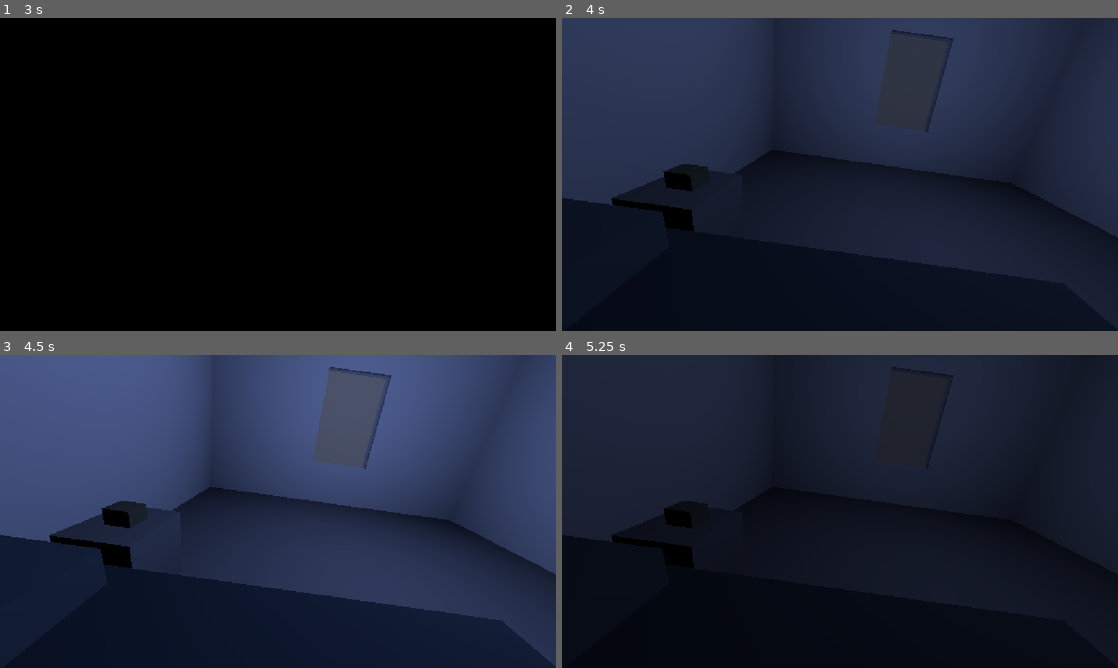
Above: before the commit, frames 1-4 (two rows, left to right).
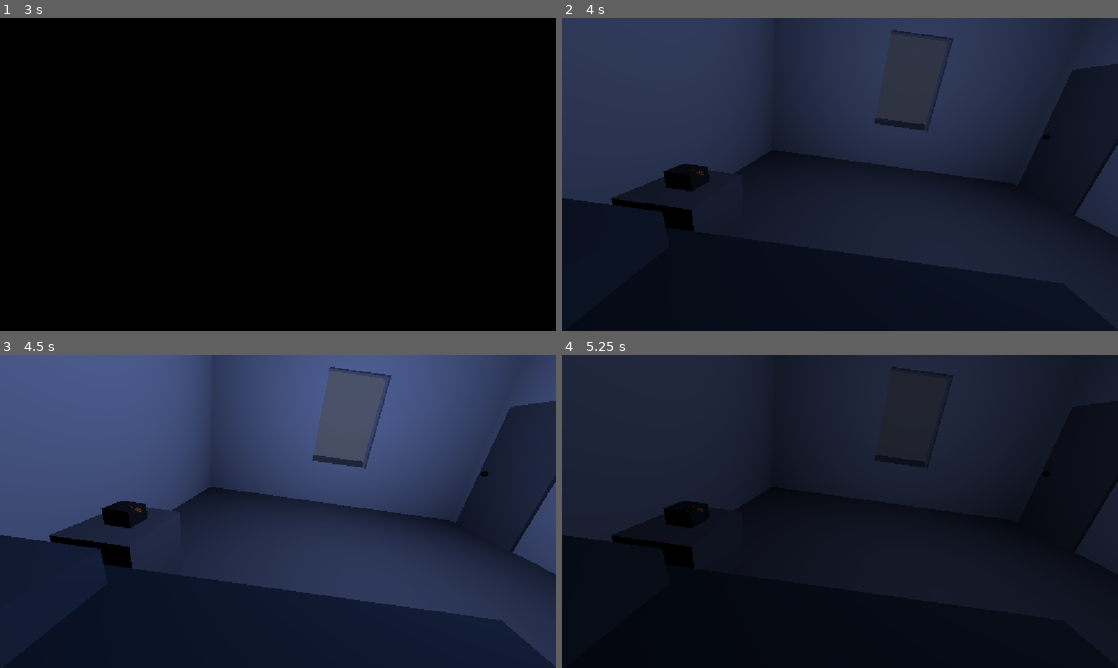
Above: after the commit, the same moments.

Repository: raiani-guima/245-horror-gam
Game: Godot game, scene res://quarto.tscn
Two runs of this game, one before a commit and one after it. Both use one fixed random seed, a clock stepped at 60 frames per second and the inputs below.
Inputs (mouse positions are in pixels of both pictures, inside the frame that each line leads up to):
- Up to frame 1 (3 s): tap Enter (ui_accept) at 0.5, 0.77, 1.25, 1.52, 2, 2.75 s; move the mouse to (305, 174) at 0.52 s; hold E (interagir) 0.53-1.28 s; hold Up (ui_up) from 0.53 s (still down); move the mouse to (250, 174) at 1.27 s; tap E (interagir) at 1.35, 2.85 s; move the mouse to (289, 168) at 2.02 s; hold E (interagir) 2.03-2.78 s; move the mouse to (272, 180) at 2.77 s
- Up to frame 2 (4 s): keep holding Up (ui_up); tap Enter (ui_accept) at 3.02, 3.77 s; move the mouse to (878, 177) at 3.52 s; hold E (interagir) from 3.53 s (still down)
- Up to frame 3 (4.5 s): keep holding Up (ui_up); move the mouse to (233, 508) at 4.27 s; release E (interagir) at 4.28 s; tap E (interagir) at 4.35 s
- Up to frame 4 (5.25 s): keep holding Up (ui_up); tap Enter (ui_accept) at 4.52 s; move the mouse to (845, 511) at 5.02 s; hold E (interagir) from 5.03 s (still down)

Frame 1 is identical in both runs. In frame 2, 5.1% of the frame differs, in the area x 23-100%, y 14-63%; in frame 3, 5.4%; in frame 4, 0.2%.

Commit message:
feat: adiciona porta, inicia poste externo e corrige guarda-roupa

Diff:
--- a/quarto.tscn
+++ b/quarto.tscn
@@ -70,15 +70,45 @@
 material = SubResource("StandardMaterial3D_wwc3q")
 size = Vector3(0.8, 1.8, 0.5)
 
+[sub_resource type="BoxShape3D" id="BoxShape3D_6l3ax"]
+size = Vector3(0.8, 1.8, 0.5)
+
 [sub_resource type="BoxMesh" id="BoxMesh_doo81"]
 size = Vector3(0.5, 0.5, 0.4)
 
-[sub_resource type="StandardMaterial3D" id="StandardMaterial3D_bj1gh"]
-albedo_color = Color(0.41960785, 0.41960785, 0.32941177, 1)
+[sub_resource type="StandardMaterial3D" id="StandardMaterial3D_chyoy"]
+albedo_color = Color(0.22745098, 0.20784314, 0.18039216, 1)
 
 [sub_resource type="BoxMesh" id="BoxMesh_qjp2e"]
-material = SubResource("StandardMaterial3D_bj1gh")
+material = SubResource("StandardMaterial3D_chyoy")
 size = Vector3(0.15, 0.1, 0.15)
+
+[sub_resource type="BoxMesh" id="BoxMesh_bj1gh"]
+size = Vector3(1, 2, 0.1)
+
+[sub_resource type="BoxShape3D" id="BoxShape3D_7vjq5"]
+size = Vector3(1, 2, 0.1)
+
+[sub_resource type="StandardMaterial3D" id="StandardMaterial3D_8ni4d"]
+albedo_color = Color(0.41960785, 0.3647059, 0.30980393, 1)
+metallic = 0.9
+
+[sub_resource type="SphereMesh" id="SphereMesh_voht0"]
+material = SubResource("StandardMaterial3D_8ni4d")
+radius = 0.05
+height = 0.09
+
+[sub_resource type="StandardMaterial3D" id="StandardMaterial3D_7vjq5"]
+albedo_color = Color(0.101960786, 0.101960786, 0.12156863, 1)
+
+[sub_resource type="PlaneMesh" id="PlaneMesh_8ni4d"]
+material = SubResource("StandardMaterial3D_7vjq5")
+size = Vector2(15, 15)
+
+[sub_resource type="CylinderMesh" id="CylinderMesh_voht0"]
+top_radius = 0.05
+bottom_radius = 0.05
+height = 4.0
 
 [node name="Quarto" type="Node3D" unique_id=1376269191]
 
@@ -194,6 +224,11 @@
 [node name="GuardaRoupa" type="MeshInstance3D" parent="." unique_id=746762852]
 transform = Transform3D(1, 0, 0, 0, 1, 0, 0, 0, 1, -2, 0.9, 2)
 mesh = SubResource("BoxMesh_l4pva")
+
+[node name="StaticBody3D" type="StaticBody3D" parent="GuardaRoupa" unique_id=915527372]
+
+[node name="CollisionShape3D" type="CollisionShape3D" parent="GuardaRoupa/StaticBody3D" unique_id=104809758]
+shape = SubResource("BoxShape3D_6l3ax")
 
 [node name="FadeLayer" type="CanvasLayer" parent="." unique_id=2012232007]
 script = ExtResource("2_dbiem")
@@ -229,3 +264,40 @@
 [node name="Despertador" type="MeshInstance3D" parent="CriadoMudo" unique_id=456852990]
 transform = Transform3D(1, 0, 0, 0, 1, 0, 0, 0, 1, 0, 0.3, 0)
 mesh = SubResource("BoxMesh_qjp2e")
+
+[node name="Label3D" type="Label3D" parent="CriadoMudo/Despertador" unique_id=26220632]
+transform = Transform3D(1, 0, 0, 0, 1, 0, 0, 0, 1, -0.02, 0.05, 0.08)
+pixel_size = 0.0018
+billboard = 2
+fixed_size = true
+modulate = Color(0.5411765, 0.22745098, 0.12156863, 1)
+text = "2:45"
+font_size = 16
+outline_size = 0
+
+[node name="Porta" type="StaticBody3D" parent="." unique_id=908246554]
+transform = Transform3D(1, 0, 0, 0, 1, 0, 0, 0, 1, 1.7, 1, 2.4)
+
+[node name="PortaMesh" type="MeshInstance3D" parent="Porta" unique_id=2005563293]
+mesh = SubResource("BoxMesh_bj1gh")
+
+[node name="CollisionShape3D" type="CollisionShape3D" parent="Porta" unique_id=1951595399]
+shape = SubResource("BoxShape3D_7vjq5")
+
+[node name="Macaneta" type="MeshInstance3D" parent="Porta" unique_id=982388997]
+transform = Transform3D(1, 0, 0, 0, 1, 0, 0, 0, 1, 0.35, -0.03, -0.1)
+mesh = SubResource("SphereMesh_voht0")
+
+[node name="RuaExterna" type="MeshInstance3D" parent="." unique_id=273810585]
+transform = Transform3D(1, 0, 0, 0, 1, 0, 0, 0, 1, 10, 0, 0)
+mesh = SubResource("PlaneMesh_8ni4d")
+
+[node name="Poste" type="MeshInstance3D" parent="RuaExterna" unique_id=811841978]
+transform = Transform3D(1, 0, 0, 0, 1, 0, 0, 0, 1, 6, 2, 0)
+mesh = SubResource("CylinderMesh_voht0")
+
+[node name="LuzPoste" type="OmniLight3D" parent="RuaExterna/Poste" unique_id=1191929917]
+transform = Transform3D(1, 0, 0, 0, 1, 0, 0, 0, 1, 0, 1.9, 0)
+light_color = Color(1, 0.6666667, 0.33333334, 1)
+light_energy = 3.0
+light_indirect_energy = 8.0
